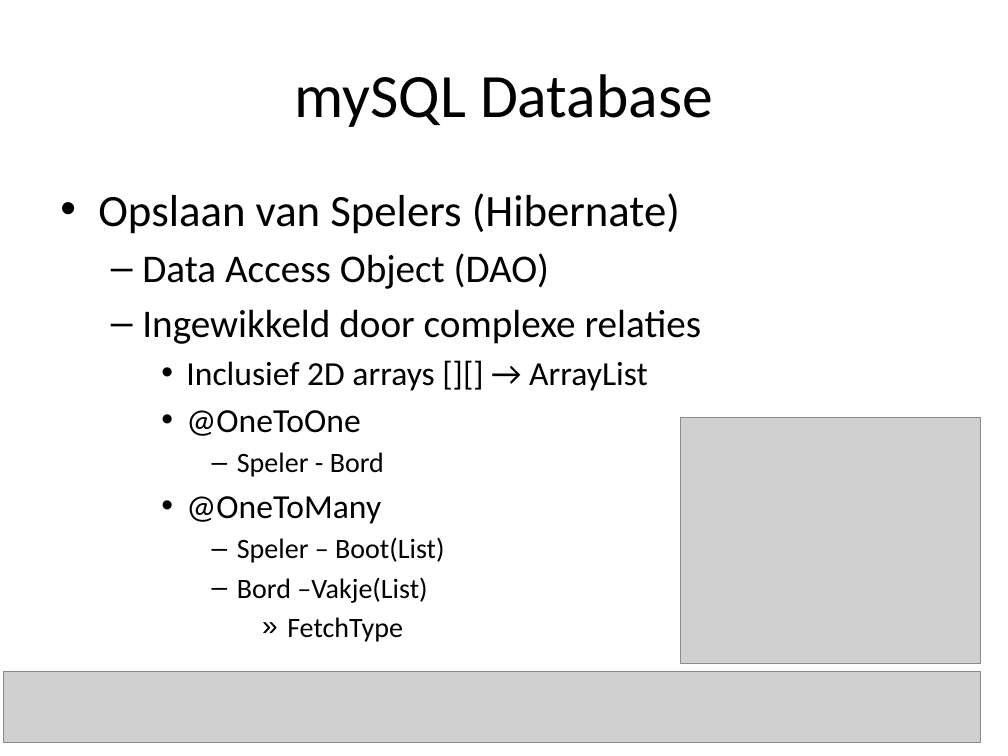
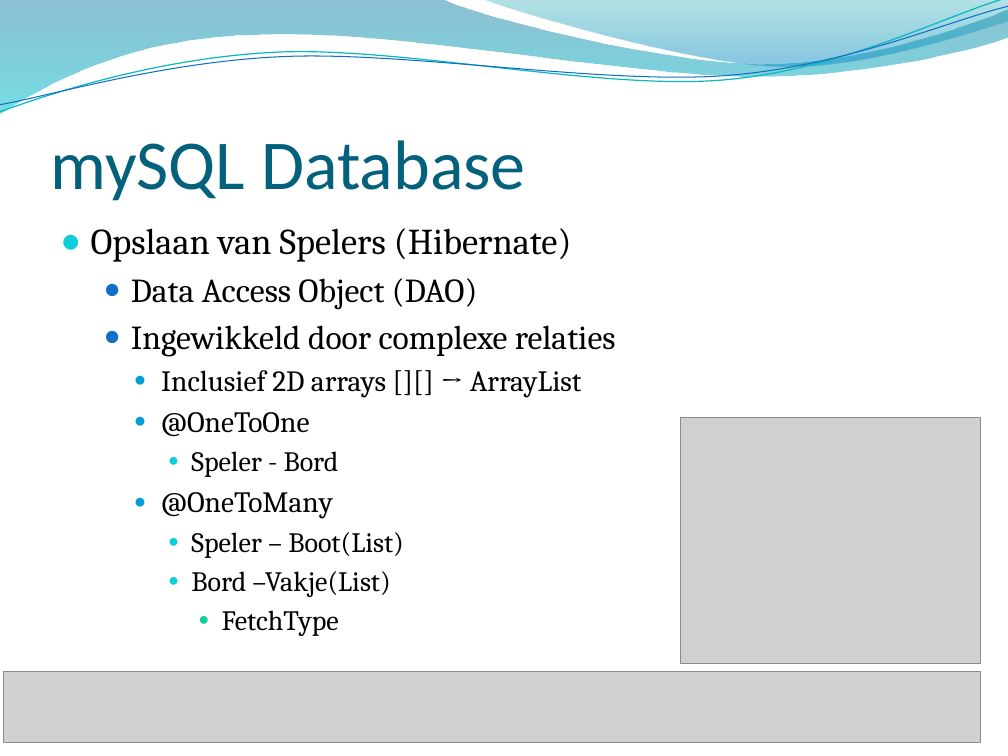
Before and after one commit to kevinrijs/ZeeSlagOnline, a slide deck: slide 10 of ZeeslagPresentatie2.pptx. Drawn at 1008x756 pixels with LibreOffice and Linux fonts; fonts in the diff are those of the drawing; grey boxes stand for pictures; background and template pictures are left out. Boxes give left, top, right and bottom in pixels: in the first picture for what was removed or moved away, otherwise in the second. Text is boxed around its words. In the diff, an @@ line names an element or a change of style, - is before the commit and + after.

```diff
--- a/ZeeslagPresentatie2.pptx
+++ b/ZeeslagPresentatie2.pptx
@@ freeform shape added at (x1=0, y1=0, x2=1008, y2=114), fill gradient #0074A1 to #00C6CF @@
@@ freeform shape added at (x1=0, y1=0, x2=1008, y2=117), outline #0AB8BF 0.85 pt @@
@@ freeform shape added at (x1=0, y1=6, x2=1008, y2=112), outline #0F6FC6 0.75 pt @@
@@ freeform shape added at (x1=483, y1=0, x2=1008, y2=70), fill gradient #00A1A9 to #008BBF @@
@@ title "mySQL Database" moved from (x1=295, y1=74, x2=713, y2=127) to (x1=50, y1=140, x2=526, y2=201) @@
@@ title "mySQL Database" at (x1=50, y1=140, x2=526, y2=201): size 44 to 50 pt, text colour #000000 to #04617B; alignment centre to left; vertical alignment middle to bottom @@
@@ text "Opslaan van Spelers (Hibernate)" moved from (x1=98, y1=193, x2=702, y2=642) to (x1=91, y1=228, x2=616, y2=636) @@
@@ text "Opslaan van Spelers (Hibernate)" at (x1=91, y1=228, x2=616, y2=636): size 32 to 26 pt in "Opslaan van Spelers (Hibernate)"; font Calibri to Cambria; size 28 to 24 pt in "Data Access Object (DAO)", "Ingewikkeld door complexe relaties"; size 24 to 21 pt in "Inclusief 2D arrays [][] → ArrayList", "@OneToOne", "@OneToMany"; bullet • to ●; less space between paragraphs; bullet – to ●; bullet » to ● @@
```
Also in this commit, not shown: 13 other slides changed, 3 other files.
